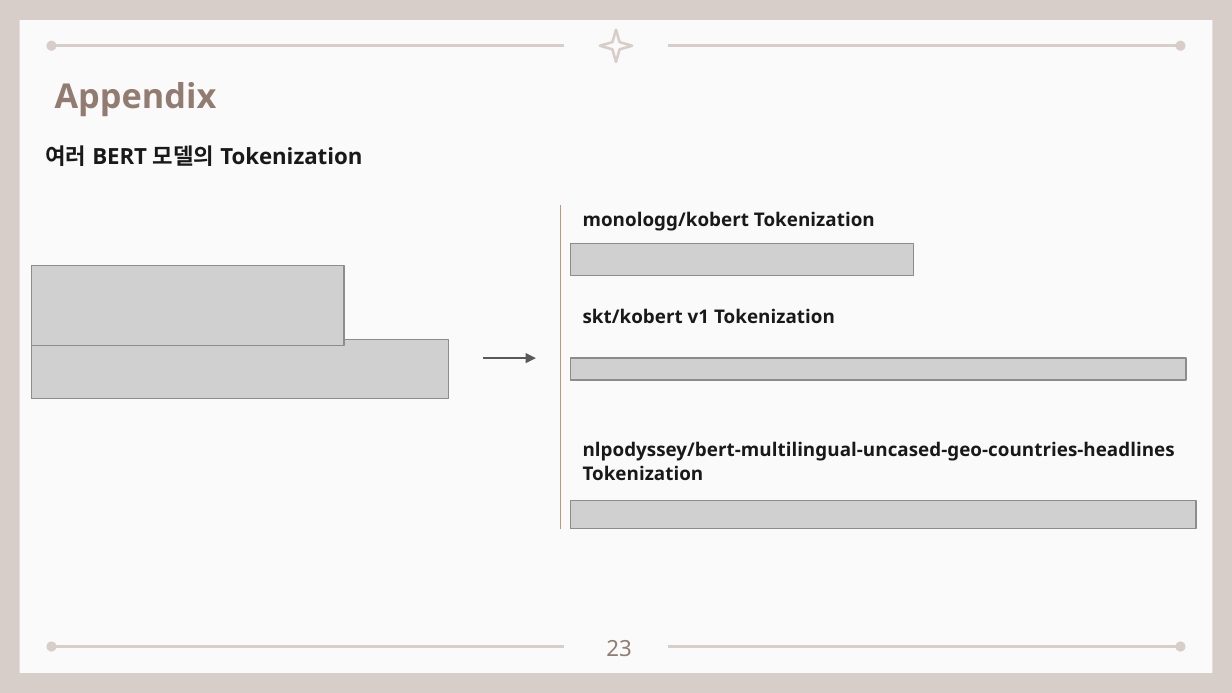
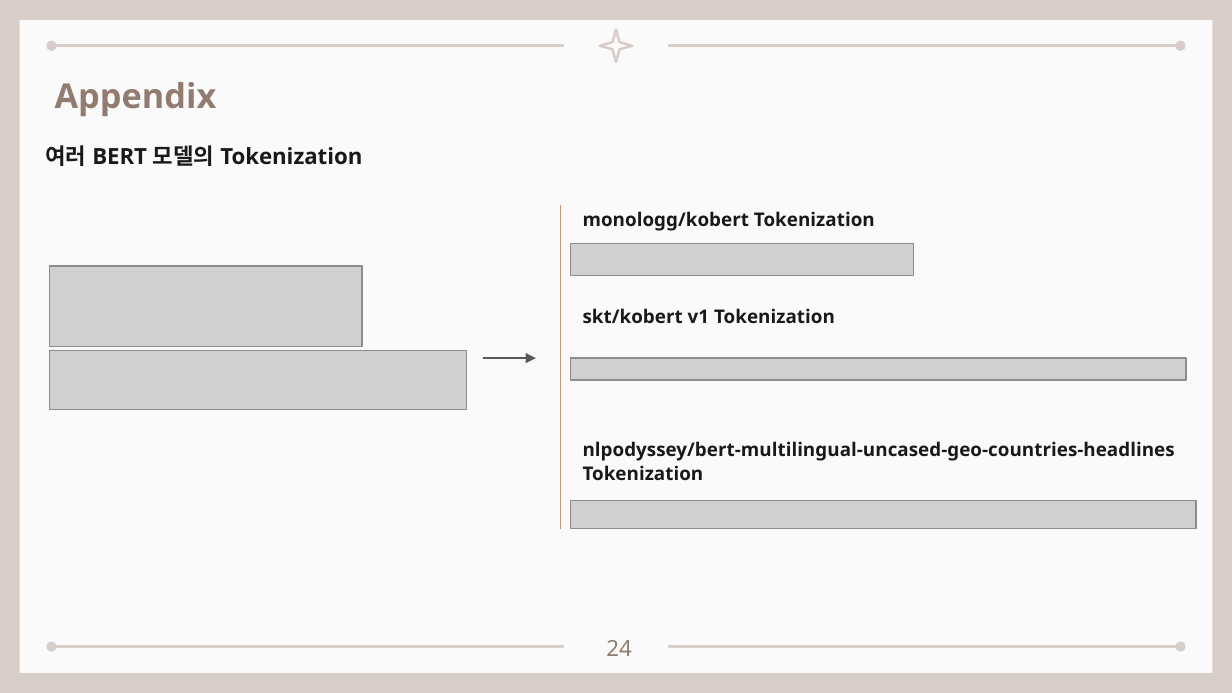
Before and after one commit to seungdeng/DELab, a slide deck: slide 24 of PPT/DSLab_이승건_BERT멘토링발표.pptx (slide 23 before the commit). Drawn at 1232x693 pixels with LibreOffice and Linux fonts; fonts in the diff are those of the drawing; grey boxes stand for pictures. Boxes give left, top, right and bottom in pixels: in the first picture for what was removed or moved away, otherwise in the second. Text is boxed around its words. In the diff, an @@ line names an element or a change of style, - is before the commit and + after.

```diff
--- a/PPT/DSLab_이승건_BERT멘토링발표.pptx
+++ b/PPT/DSLab_이승건_BERT멘토링발표.pptx
@@ picture: place and size @@
-picture at [32, 265, 345, 345]
+picture at [49, 266, 362, 346]
@@ picture: place and size @@
-picture at [32, 340, 448, 399]
+picture at [49, 351, 466, 410]
@@ page number at [606, 640, 631, 656]: text changed @@
-23
+24
```
Also in this commit, not shown: 17 other slides changed, 1 other file.
